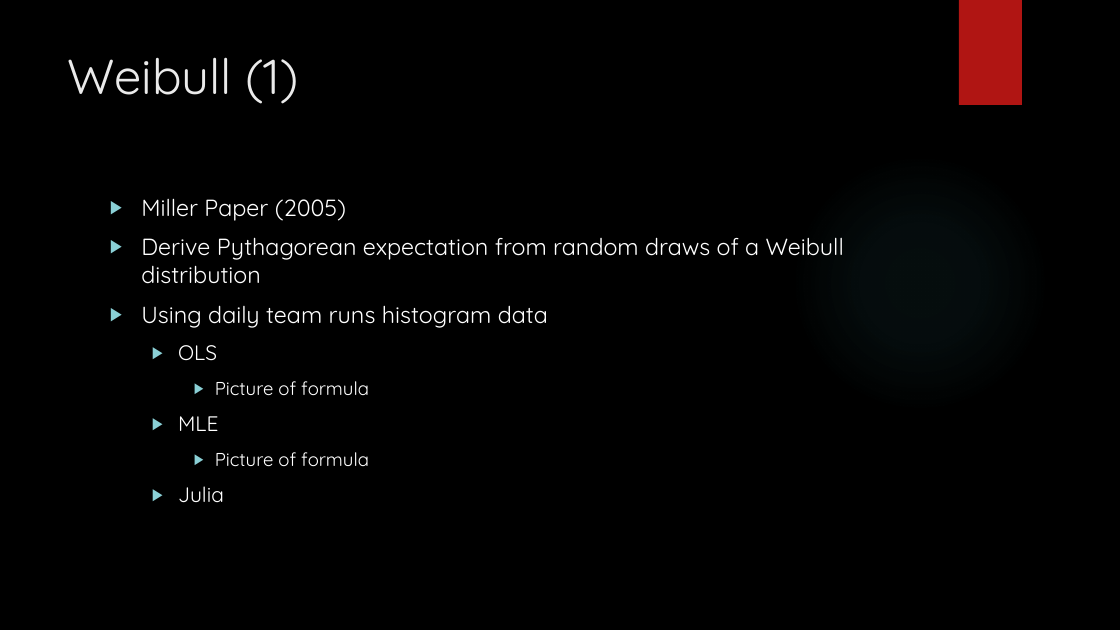
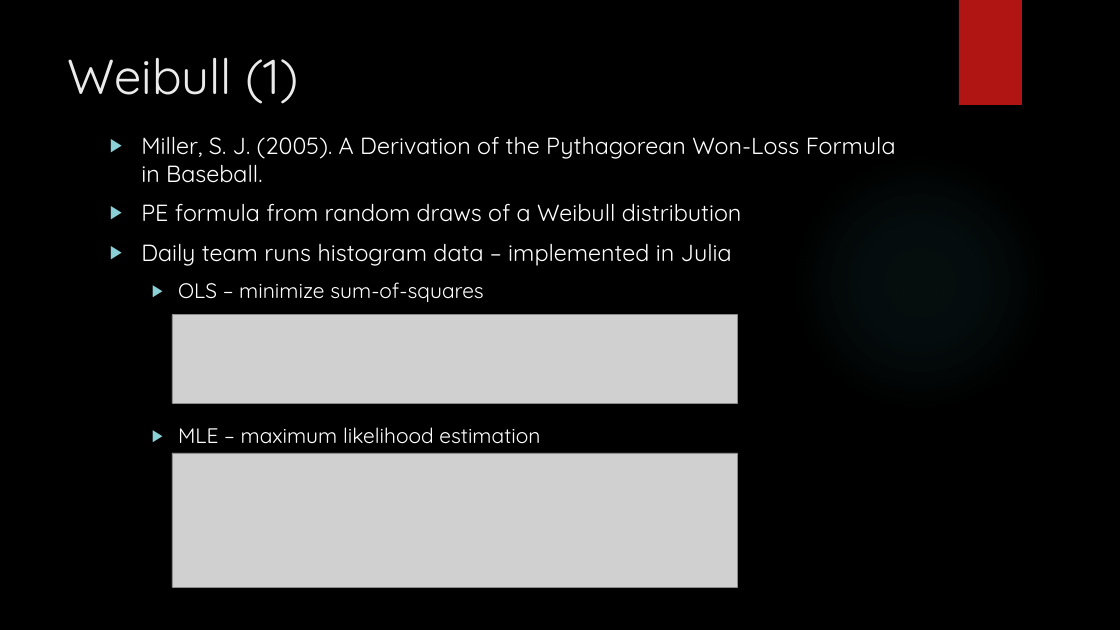
Before and after one commit to mindonly/sta631-project, a slide deck: slide 10 of ProjectPres.pptx. Drawn at 1120x630 pixels with LibreOffice and Linux fonts; fonts in the diff are those of the drawing; grey boxes stand for pictures; background and template pictures are left out. Boxes give left, top, right and bottom in pixels: in the first picture for what was removed or moved away, otherwise in the second. Text is boxed around its words. In the diff, an @@ line names an element or a change of style, - is before the commit and + after.

```diff
--- a/ProjectPres.pptx
+++ b/ProjectPres.pptx
@@ text at <box>141,136,896,444</box>: text changed @@
-▶ Miller Paper (2005)
-▶ Derive Pythagorean expectation from random draws of a Weibull distribution
-▶ Using daily team runs histogram data
-  ▶ OLS
-    ▶ Picture of formula
-  ▶ MLE
-    ▶ Picture of formula
-  ▶ Julia
+▶ Miller, S. J. (2005). A Derivation of the Pythagorean Won-Loss Formula in Baseball.
+▶ PE formula from random draws of a Weibull distribution
+▶ Daily team runs histogram data – implemented in Julia
+  ▶ OLS – minimize sum-of-squares
+  ▶ MLE – maximum likelihood estimation
@@ picture added at <box>172,315,738,403</box> @@
@@ picture added at <box>172,453,738,587</box> @@
```
Also in this commit, not shown: 4 other slides changed, 4 slides added, 4 slides removed.
